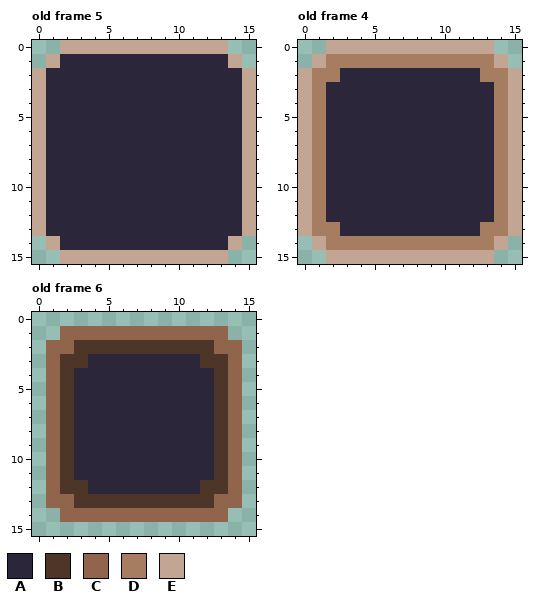
Edited in one commit: pixel-art file (button1.aseprite). The picture above was drawn from the file before the commit.
16x16 pixels, 20 frames. Colours within 5 levels of each other are drawn and written as one. Shown: old frame 5, old frame 4, old frame 6.
Palette (. is transparent): A #2c263b  B #4d3628  C #90654c  D #a77d62  E #c2a593
New version:
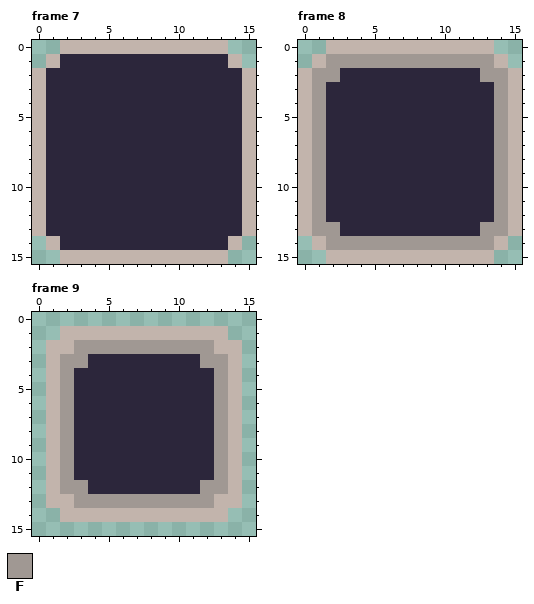
Colours new in this view: F #a09893
A new or re-ordered frame is compared with the old frame closest to it.
Edits made:
frames 20 -> 23
Colour E changes from #c2a593 to #c2b4ac.
Frame 8 is new; against old frame 4:
The author changed colour D to colour F in row 1 at x 2 to 13; in row 2 at x 1 to 2 and 13 to 14; in rows 3 to 12 at x 1 and 14; in row 13 at x 1 to 2 and 13 to 14; in row 14 at x 2 to 13.
Frame 9 is new; against old frame 6:
The author changed colour C to colour E in row 1 at x 2 to 13; in row 2 at x 1 to 2 and 13 to 14; in rows 3 to 12 at x 1 and 14; in row 13 at x 1 to 2 and 13 to 14; in row 14 at x 2 to 13.
The author changed colour B to colour F in row 2 at x 3 to 12; in row 3 at x 2 to 3 and 12 to 13; in rows 4 to 11 at x 2 and 13; in row 12 at x 2 to 3 and 12 to 13; in row 13 at x 3 to 12.
Boxes around the changes in both pictures, in picture pixels (x1, y1, x2, y2):
changed: (32, 40, 256, 264)
changed: (298, 40, 522, 264)
changed: (46, 326, 242, 522)
